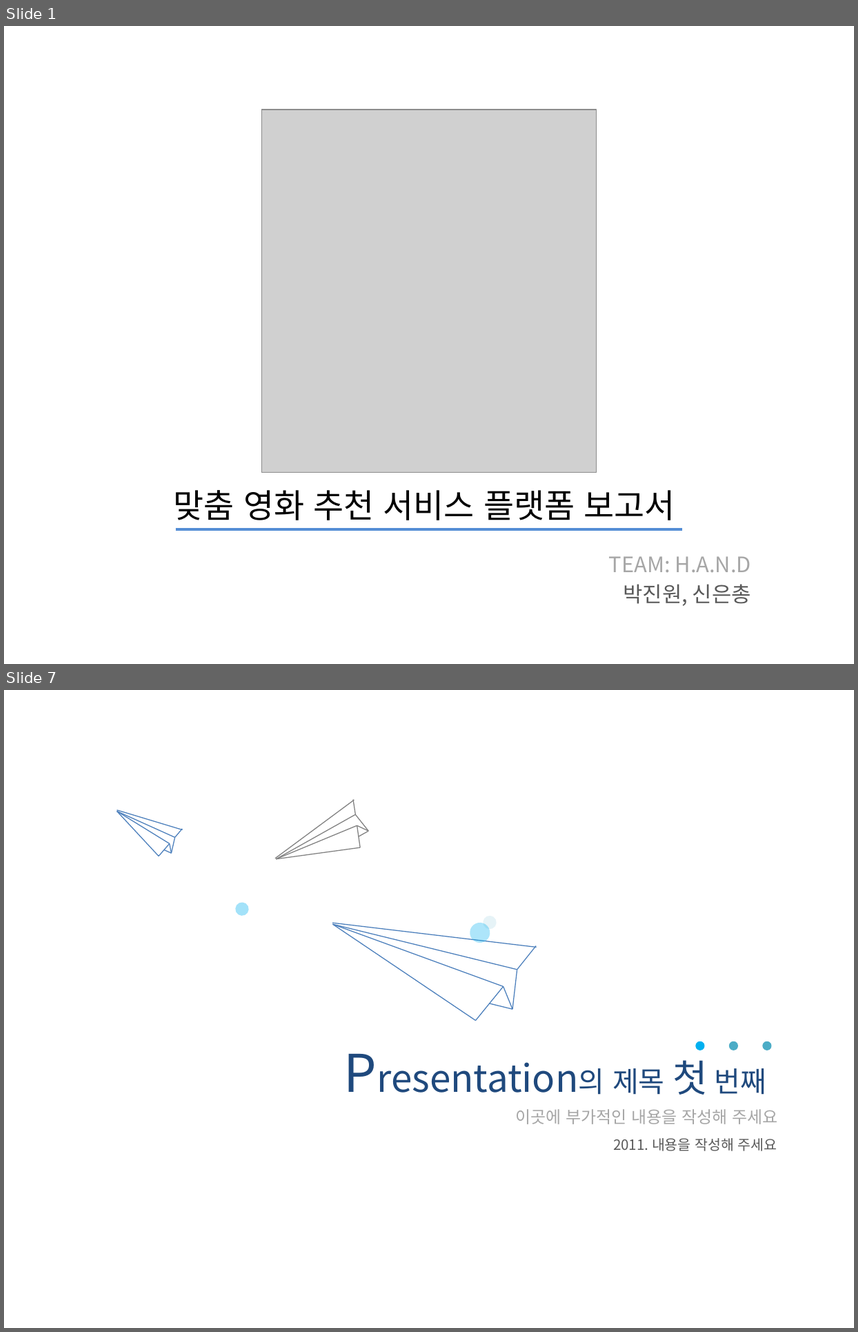
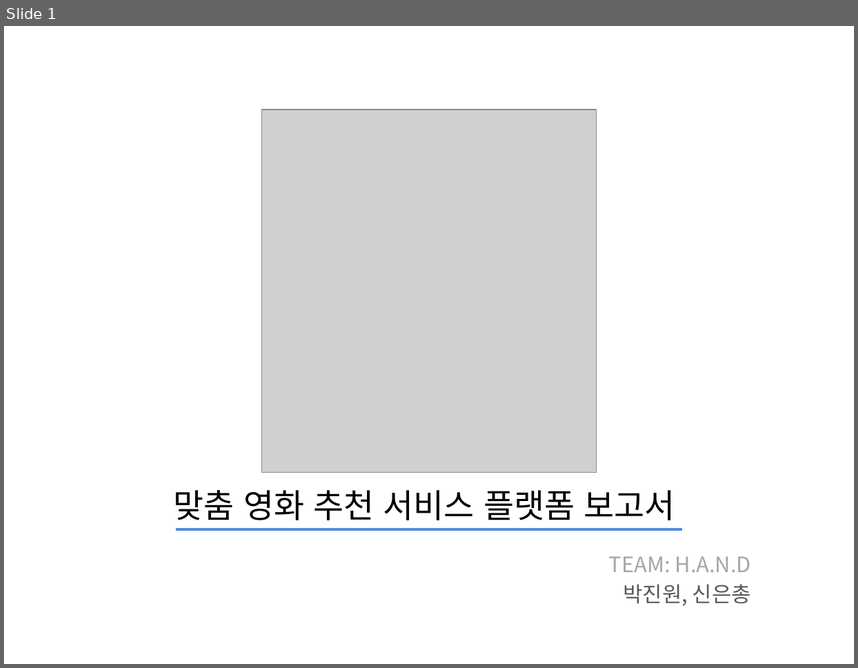
Before and after one commit to chongs02/final_project, a slide deck: DataScience/Documents/결과보고서.pptx. Shown one above the other, each under a label of ours: slides 1 and 7 before the commit, slide 1 after it; the slides between them are not shown. The pictures are 858x1332 and 858x668 pixels, drawn with LibreOffice and Linux fonts; fonts in the diff are those of the drawing; grey boxes stand for pictures. Boxes give left, top, right and bottom in pixels: in the first picture for what was removed or moved away, otherwise in the second. Text is boxed around its words. In the diff, an @@ line names an element or a change of style, - is before the commit and + after.

```diff
--- a/DataScience/Documents/결과보고서.pptx
+++ b/DataScience/Documents/결과보고서.pptx
@@ slide 7 removed at <box>4,690,854,1328</box>, background #FFFFFF @@
@@ group removed at <box>117,800,536,1020</box>: 27 lines @@
@@ ellipse removed at <box>234,902,250,916</box> @@
@@ ellipse removed at <box>483,915,497,929</box> @@
@@ ellipse removed at <box>469,921,491,943</box> @@
@@ text removed at <box>613,1060,766,1094</box> @@
-Presentation의 제목 첫 번째
@@ ellipse removed at <box>697,1042,704,1049</box> @@
@@ ellipse removed at <box>730,1042,737,1049</box> @@
@@ ellipse removed at <box>764,1042,771,1049</box> @@
@@ text removed at <box>515,1109,777,1124</box> @@
-이곳에 부가적인 내용을 작성해 주세요
@@ text removed at <box>613,1138,777,1151</box> @@
-2011. 내용을 작성해 주세요
```
Also in this commit, not shown: 3 slides changed, 9 slides added, 28 other slides removed, 15 other files.
